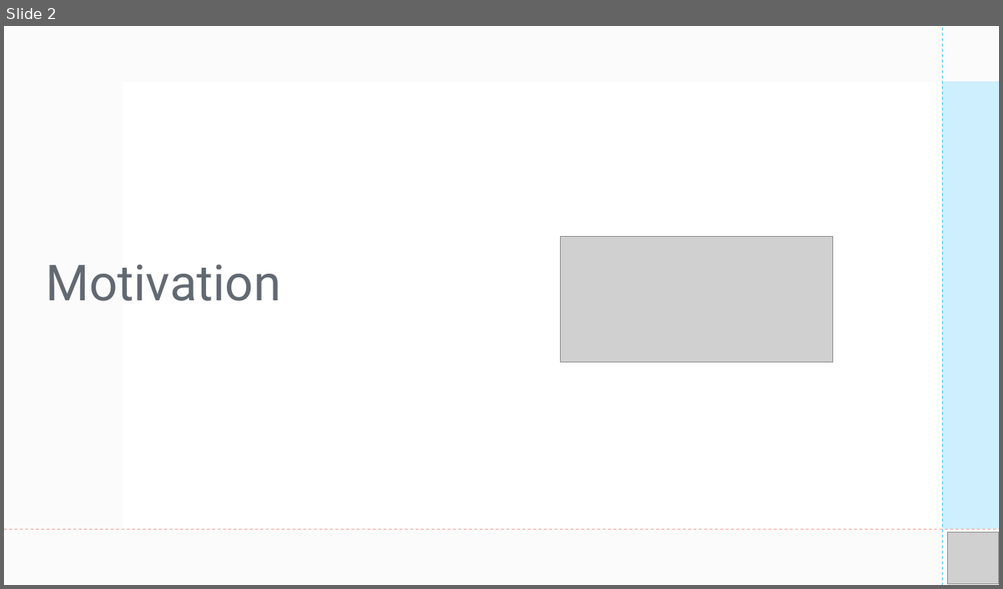
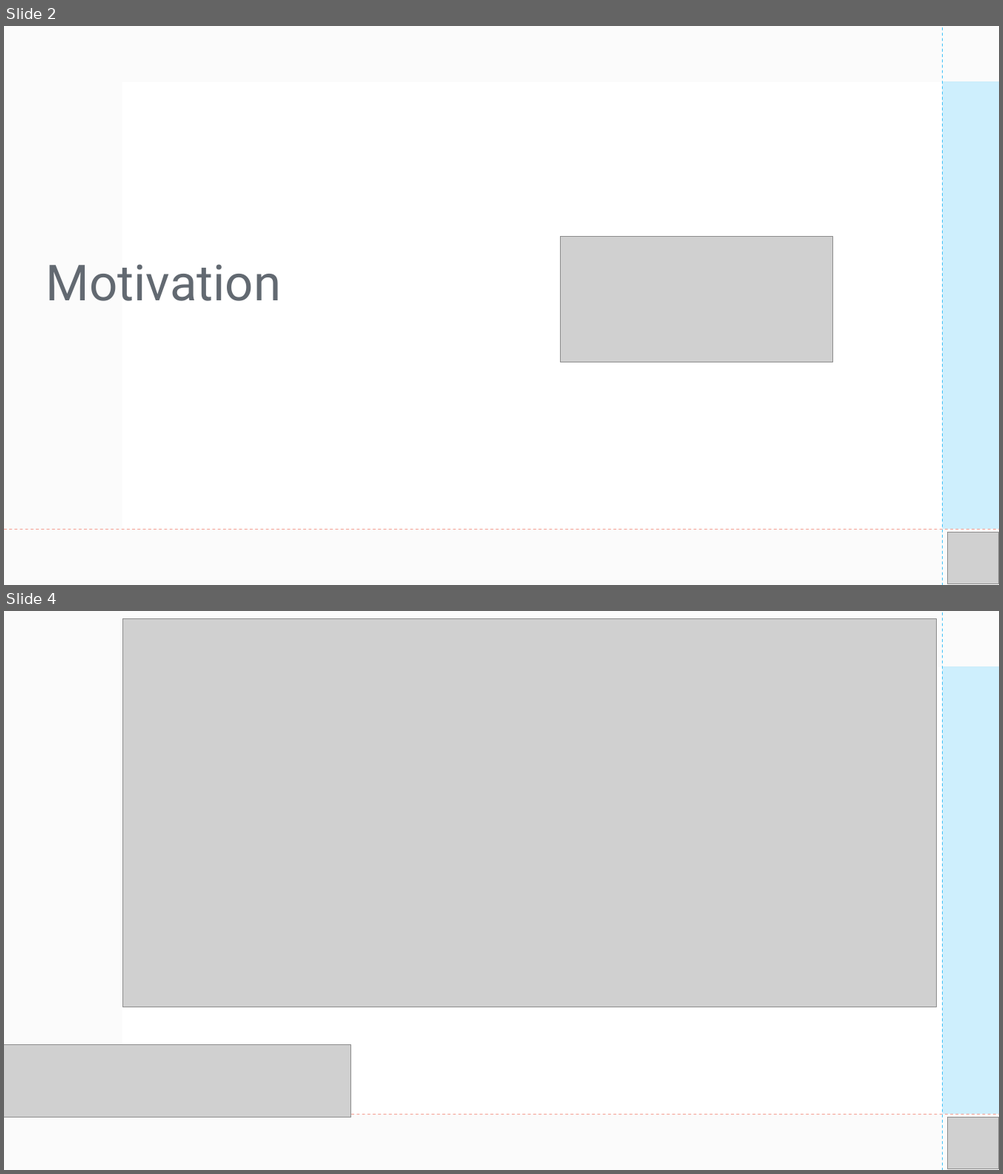
Before and after one commit to jrioross/dynasty_fantasy_football_ktc, a slide deck: assets/presentation_intro.pptx. Shown one above the other, each under a label of ours: slide 2 before the commit, slides 2 and 4 after it; the slides between them are not shown. The pictures are 1003x589 and 1003x1174 pixels, drawn with LibreOffice and Linux fonts; fonts in the diff are those of the drawing; grey boxes stand for pictures. Boxes give left, top, right and bottom in pixels: in the first picture for what was removed or moved away, otherwise in the second. Text is boxed around its words. In the diff, an @@ line names an element or a change of style, - is before the commit and + after.

```diff
--- a/assets/presentation_intro.pptx
+++ b/assets/presentation_intro.pptx
@@ slide 4 added at [4,611,999,1170], background #FFFFFF; not listed: 1 template element that a slide beside it also shows @@
@@ rectangle added at [4,611,999,1170], fill #FFFFFF @@
@@ rectangle added at [4,611,999,1170], fill #F4F4F4 at 35% opacity @@
@@ picture added at [122,618,936,1007] @@
@@ line added from (942, 1170) to (942, 612), #3FC1F8 0.75 pt dashed @@
@@ rectangle added at [122,667,999,1115], fill #FFFFFF @@
@@ rectangle added at [942,667,999,1114], fill #3FC1F8 at 25% opacity @@
@@ picture added at [4,1045,351,1118] @@
@@ line added from (4, 1115) to (999, 1115), #F49D90 0.75 pt dashed @@
@@ picture added at [947,1118,999,1169] @@
```
Also in this commit, not shown: 3 slides changed, 2 other slides added, 5 other files.
